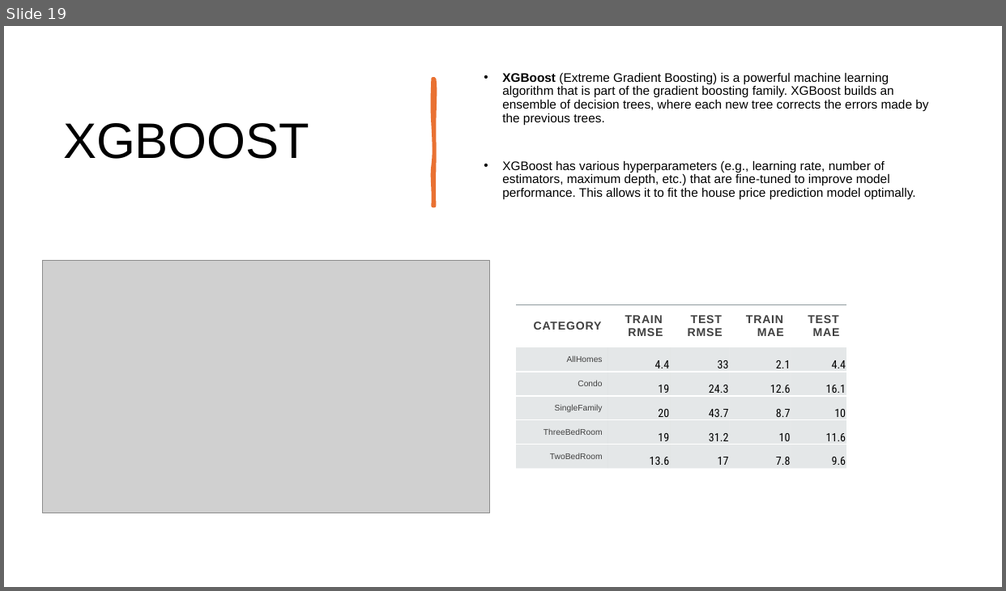
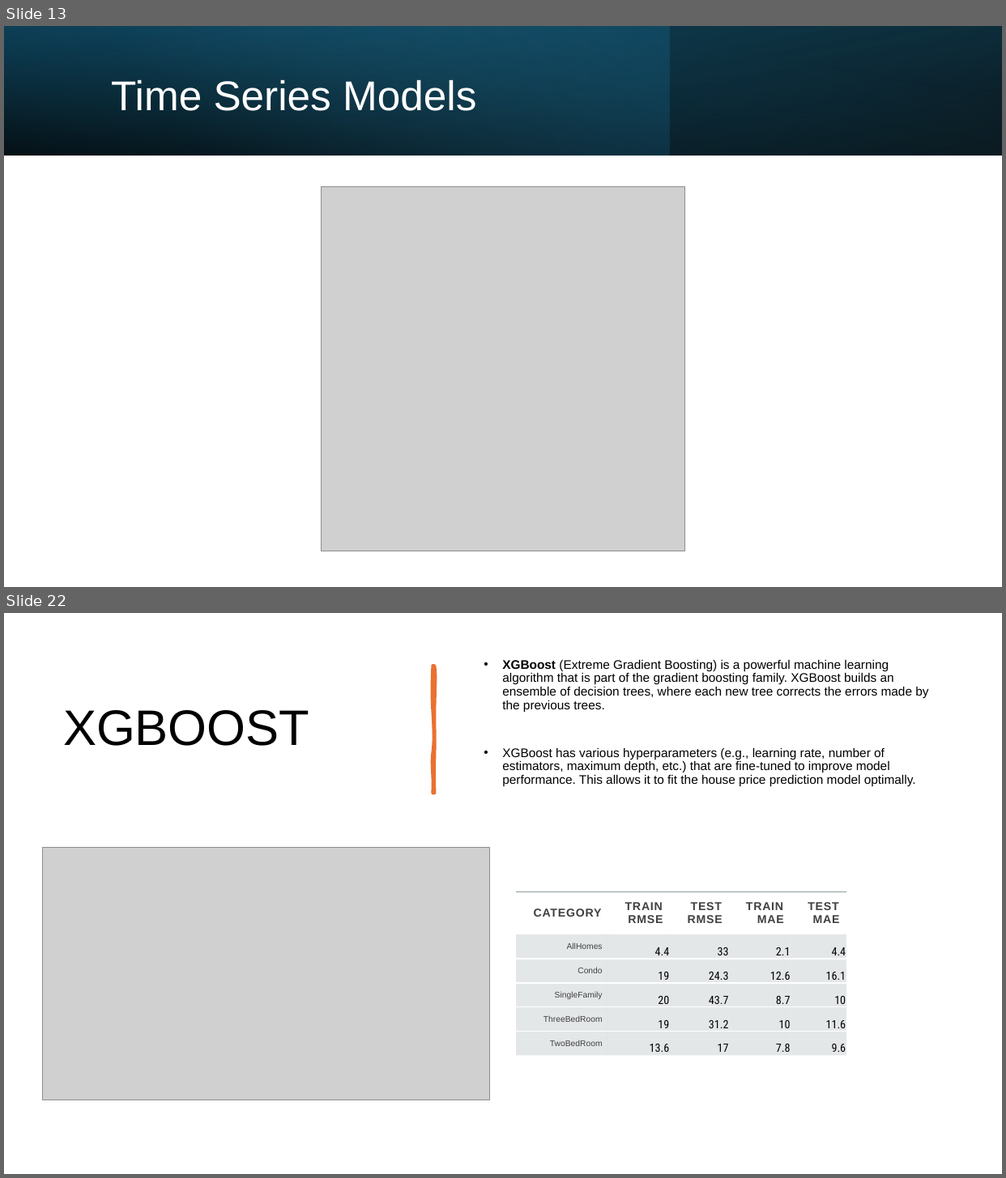
Before and after one commit to KavyaGurram2000/DS_2025_TeamE, a slide deck: Presentation_slides/Predicting Housing Market Trends_final.pptx. Shown one above the other, each under a label of ours: slide 19 before the commit, slides 13 and 22 after it; the slides between them are not shown. The pictures are 1006x591 and 1006x1178 pixels, drawn with LibreOffice and Linux fonts; fonts in the diff are those of the drawing; grey boxes stand for pictures. Boxes give left, top, right and bottom in pixels: in the first picture for what was removed or moved away, otherwise in the second. Text is boxed around its words. In the diff, an @@ line names an element or a change of style, - is before the commit and + after.

```diff
--- a/Presentation_slides/Predicting Housing Market Trends_final.pptx
+++ b/Presentation_slides/Predicting Housing Market Trends_final.pptx
@@ slide 13 added at box(4, 26, 1002, 587), background #FFFFFF @@
@@ rectangle added at box(4, 26, 1002, 155), fill gradient #000000 to #104862 @@
@@ rectangle added at box(4, 26, 670, 155), fill gradient #156082 to #46B1E1 @@
@@ rectangle added at box(4, 26, 1002, 155), fill gradient #000000 to #156082 @@
@@ text added at box(111, 79, 476, 111), 40 pt, text #FFFFFF @@
+Time Series Models
@@ picture added at box(321, 187, 685, 552) @@
@@ what was slide 19 is now slide 22 @@
```
Also in this commit, not shown: 12 slides changed, 9 other slides added, 5 slides removed.
